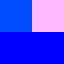
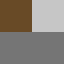
Layers edited between the first and the second (64, 64) image:
hid group "Mask" (9 layers) over 0, 0, 64, 64
painted on "Color Fill 7" over 0, 0, 32, 32
showed group "Albedo" (3 layers) over 0, 0, 64, 64
